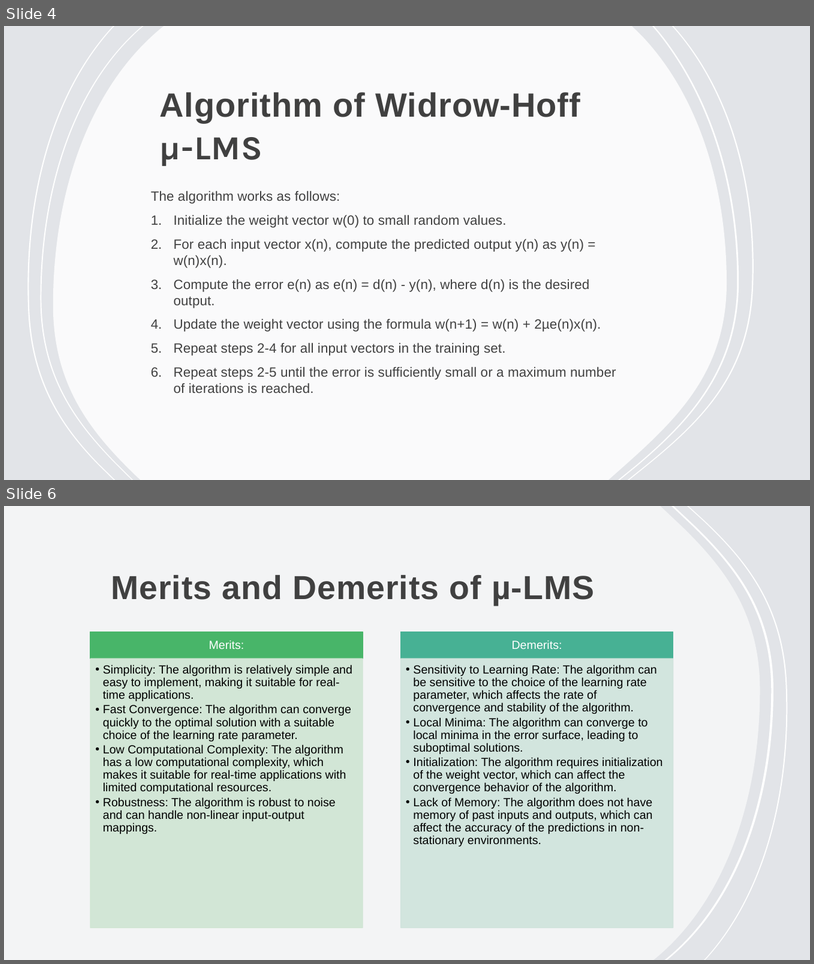
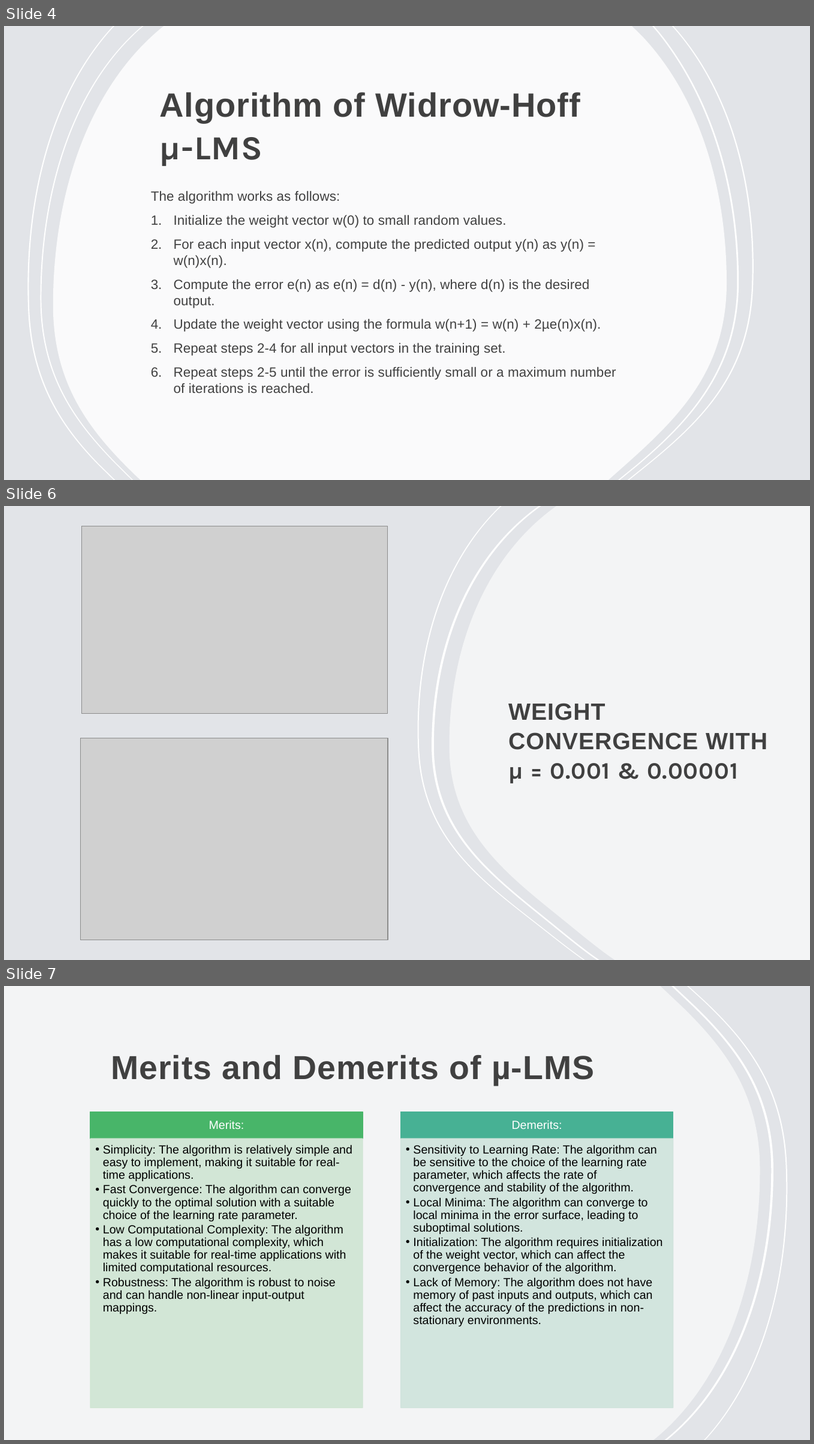
Before and after one commit to Harsh502s/ML-Assignments, a slide deck: SC Seminar/µ-LMS.pptx. Shown one above the other, each under a label of ours: slides 4 and 6 before the commit, slides 4, 6 and 7 after it; the slides between them are not shown. The pictures are 814x964 and 814x1444 pixels, drawn with LibreOffice and Linux fonts; fonts in the diff are those of the drawing; grey boxes stand for pictures; background and template pictures are left out. Boxes give left, top, right and bottom in pixels: in the first picture for what was removed or moved away, otherwise in the second. Text is boxed around its words. In the diff, an @@ line names an element or a change of style, - is before the commit and + after.

```diff
--- a/SC Seminar/µ-LMS.pptx
+++ b/SC Seminar/µ-LMS.pptx
@@ slide 6 added at (4,506,810,960), background #E2E4E8 @@
@@ freeform shape added at (418,506,585,960), fill #FFFFFF @@
@@ freeform shape added at (432,506,599,960), fill #FFFFFF @@
@@ freeform shape added at (450,506,810,960), fill #FFFFFF at 60% opacity @@
@@ picture added at (81,526,388,714) @@
@@ title added at (509,703,768,783), 28 pt, text #404040, bold @@
+WEIGHT CONVERGENCE WITH µ = 0.001 & 0.00001
@@ picture added at (81,738,388,940) @@
@@ what was slide 6 is now slide 7 @@
```
Also in this commit, not shown: 4 slides changed, 1 other file.
